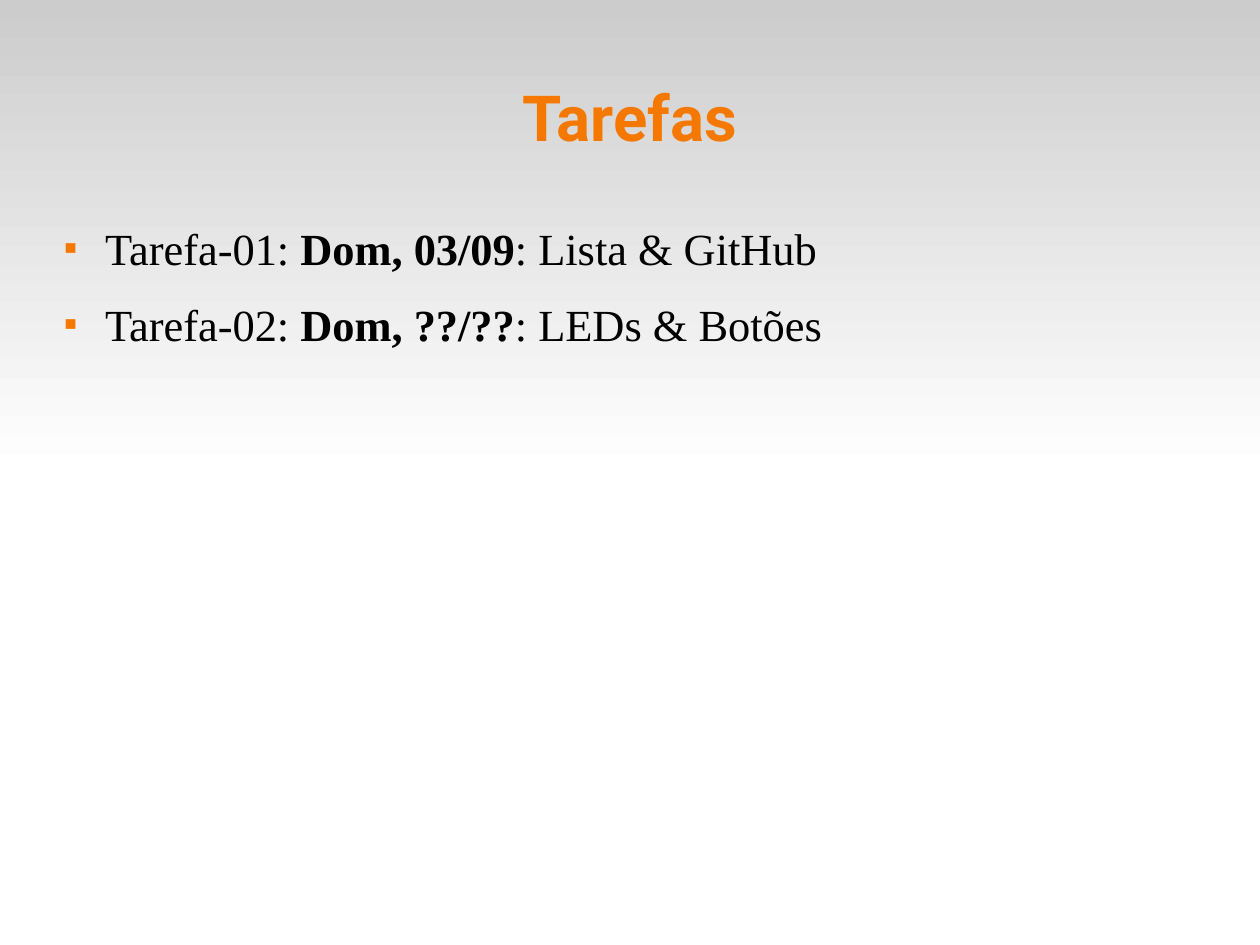
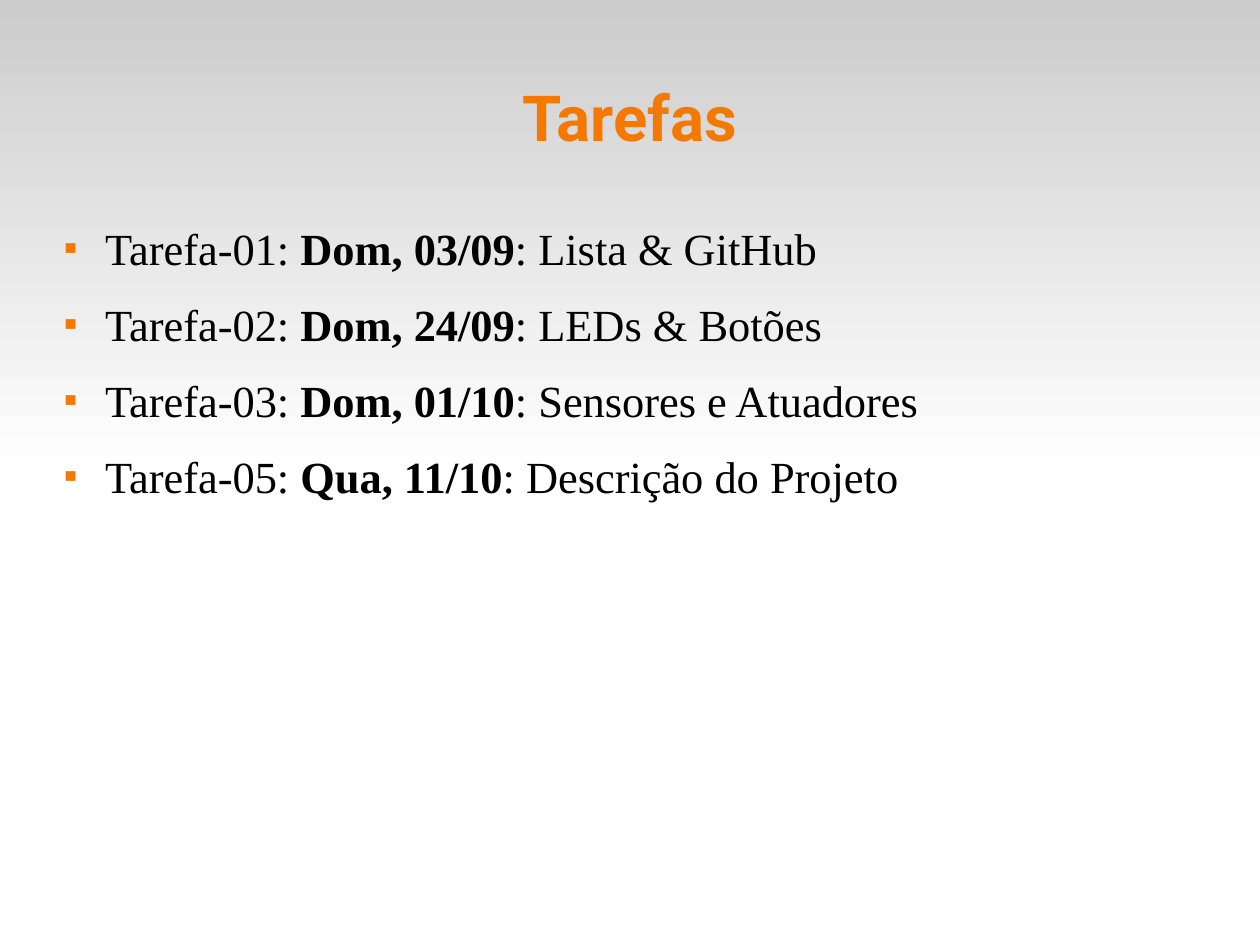
Before and after one commit to fsantanna-uerj/reativos, a slide deck: slide 12 of slides/00_intro.odp (slide 21 before the commit). Drawn at 1260x945 pixels with LibreOffice and Linux fonts; fonts in the diff are those of the drawing. Boxes give left, top, right and bottom in pixels: in the first picture for what was removed or moved away, otherwise in the second. Text is boxed around its words. In the diff, an @@ line names an element or a change of style, - is before the commit and + after.

Commit message:
(>) slides

```diff
--- a/slides/00_intro.odp
+++ b/slides/00_intro.odp
@@ text at bbox=[105, 309, 917, 502]: text changed @@
-■ Tarefa-02: Dom, ??/??: LEDs & Botões
+■ Tarefa-02: Dom, 24/09: LEDs & Botões
+■ Tarefa-03: Dom, 01/10: Sensores e Atuadores
+■ Tarefa-05: Qua, 11/10: Descrição do Projeto
```
Also in this commit, not shown: 1 slide added, 1 other file.
